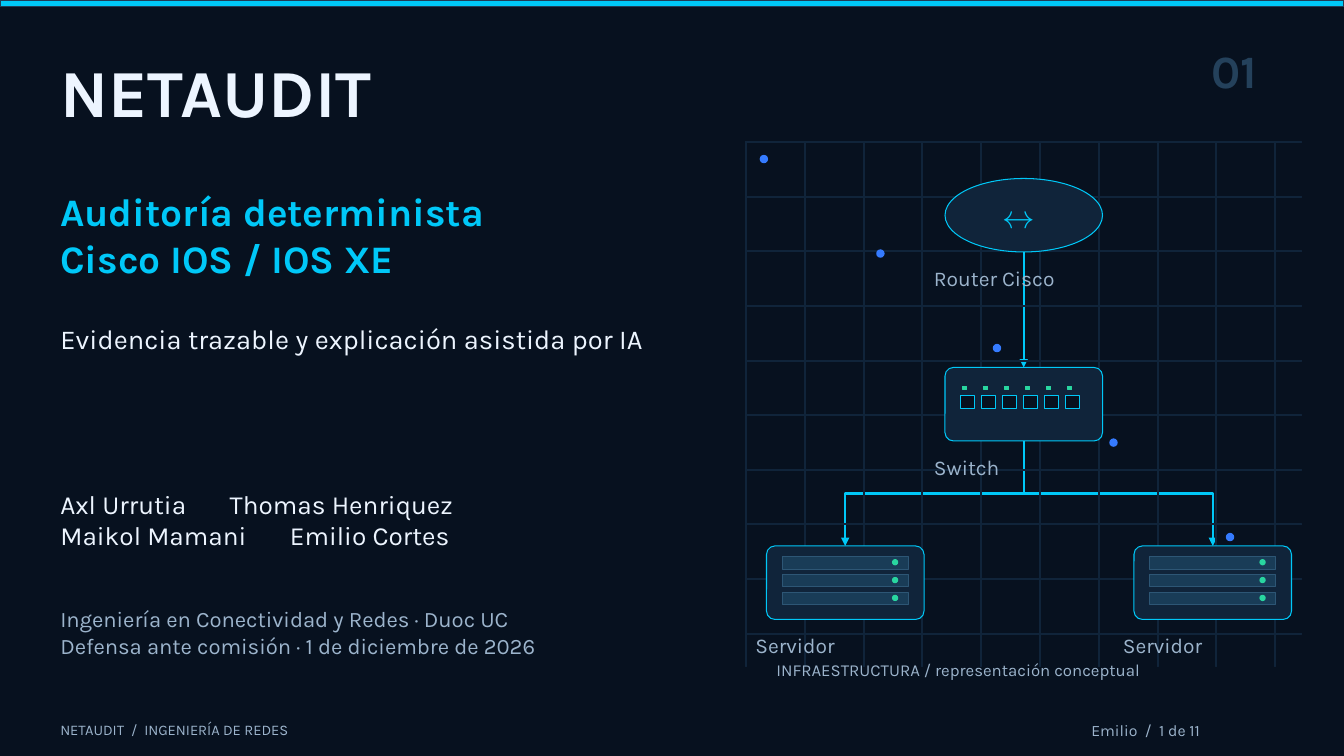
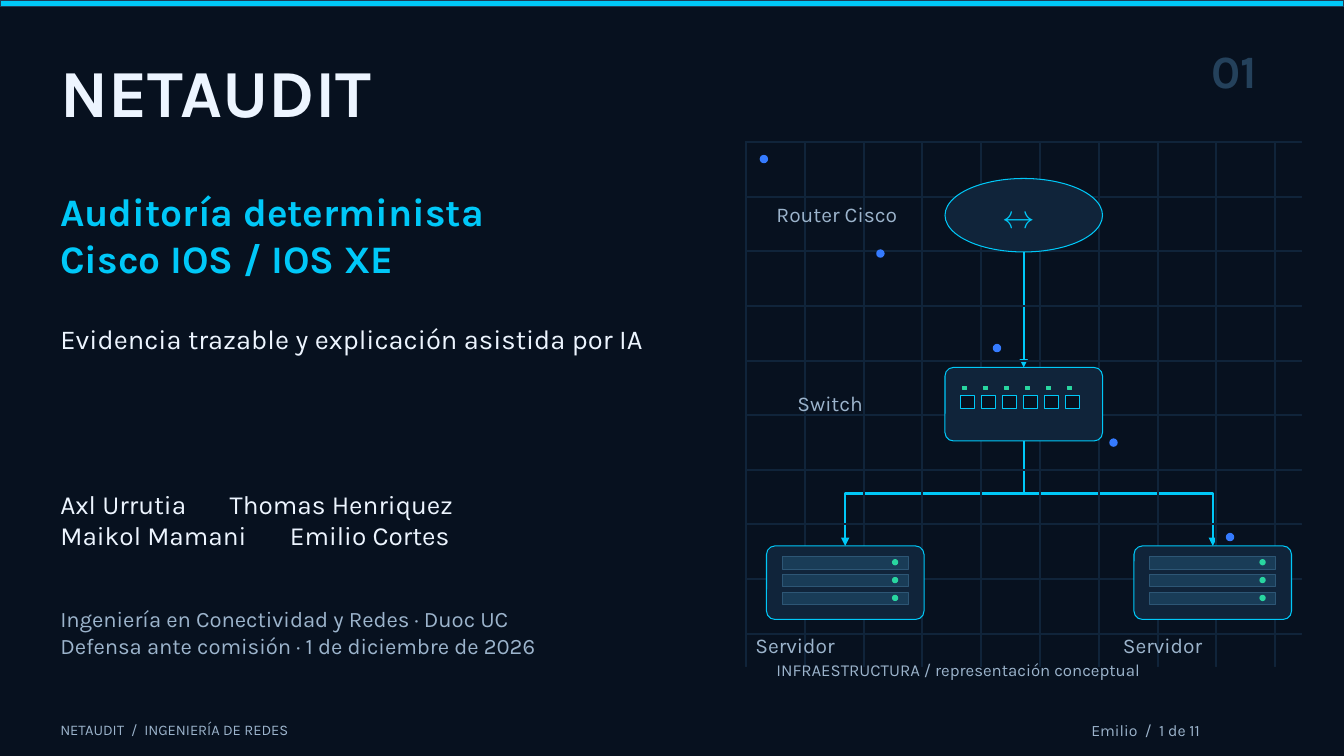
Before and after one commit to thomasdbs21/grupo-1, a slide deck: slide 1 of Entregables-APT/Fase-3/Presentacion/NetAudit_Defensa_Final_Comision_2026.pptx. Drawn at 1344x756 pixels with LibreOffice and Linux fonts; fonts in the diff are those of the drawing. Boxes give left, top, right and bottom in pixels: in the first picture for what was removed or moved away, otherwise in the second. Text is boxed around its words. In the diff, an @@ line names an element or a change of style, - is before the commit and + after.

```diff
--- a/Entregables-APT/Fase-3/Presentacion/NetAudit_Defensa_Final_Comision_2026.pptx
+++ b/Entregables-APT/Fase-3/Presentacion/NetAudit_Defensa_Final_Comision_2026.pptx
@@ text "Router Cisco" rewrapped from [934, 267, 1054, 292] to [776, 207, 897, 222] @@
@@ text "Switch": place and size @@
-text "Switch" at [934, 460, 999, 476]
+text "Switch" at [797, 396, 862, 412]
```
Also in this commit, not shown: 1 other slide changed, 1 other file.
